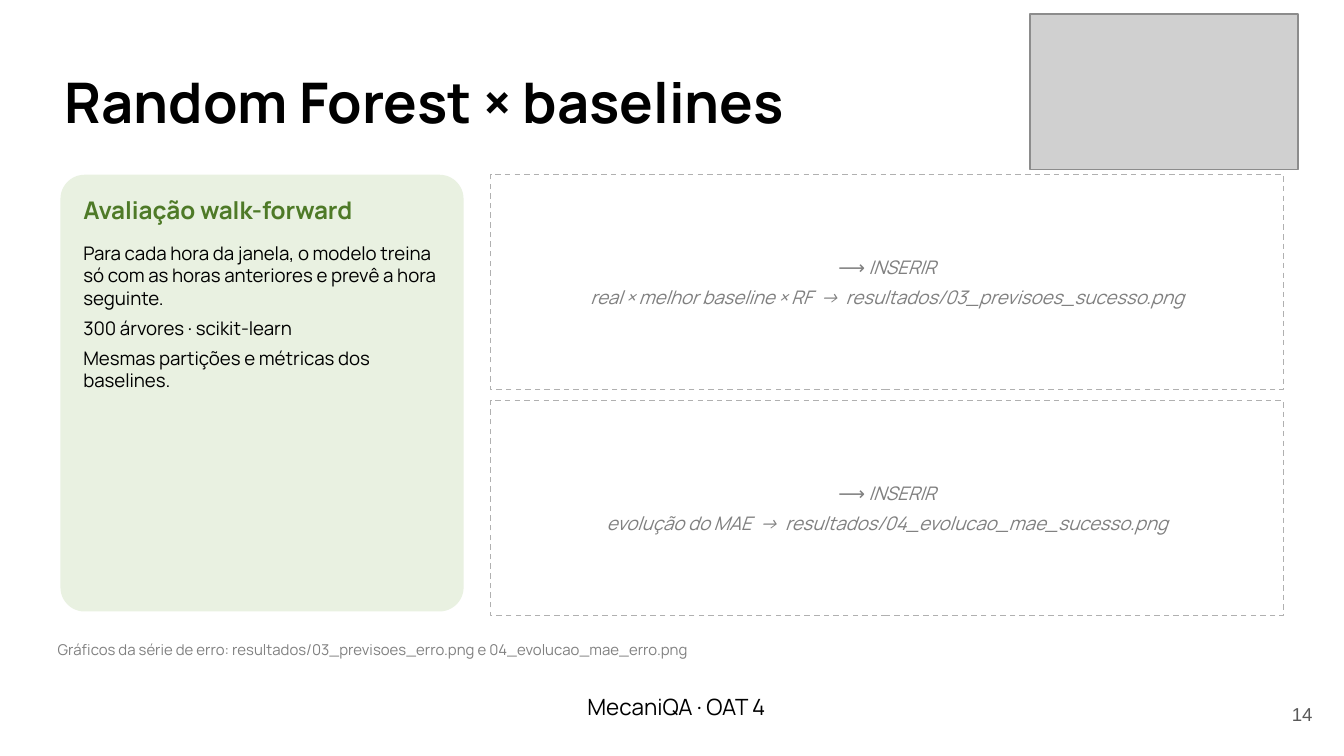
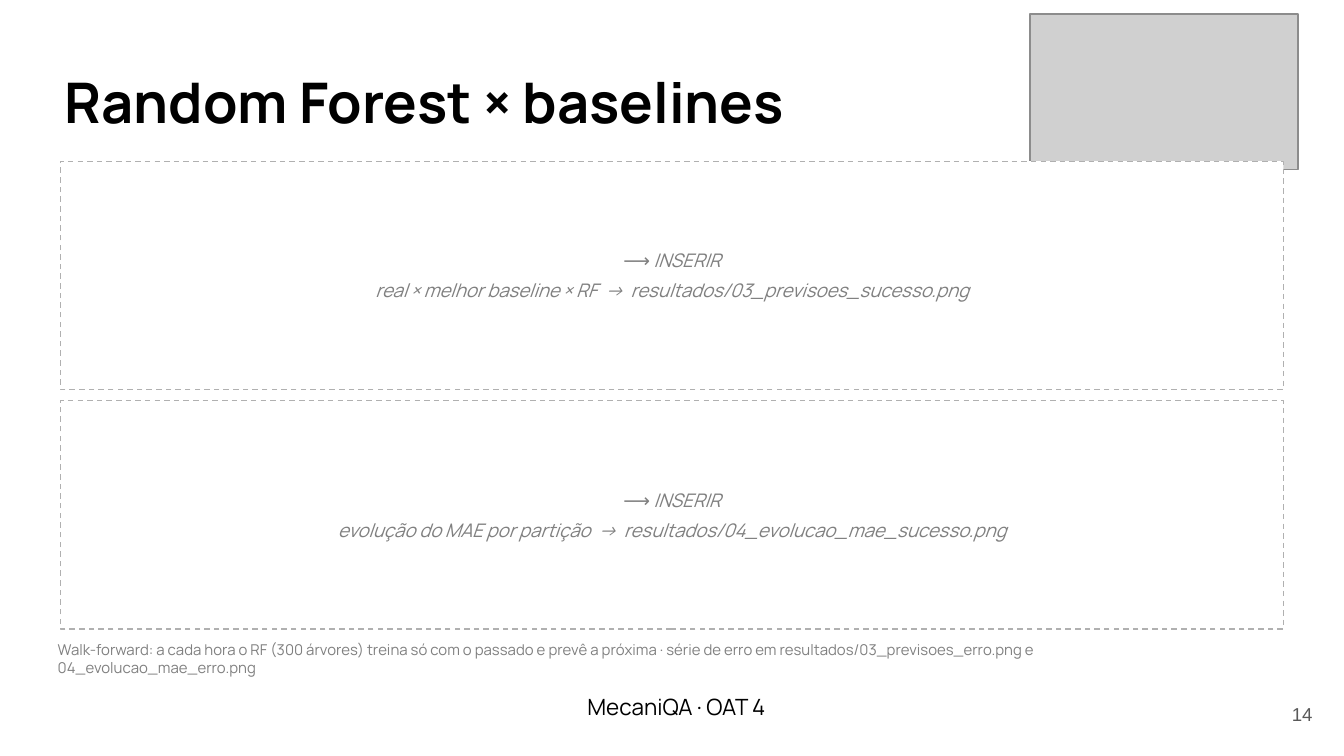
Before and after one commit to LenilsonSoares/mecaniQA-nuvem-macapa, a slide deck: slide 14 of oat4/apresentacao/mecaniQA_oat4_macapa.pptx. Drawn at 1344x756 pixels with LibreOffice and Linux fonts; fonts in the diff are those of the drawing; grey boxes stand for pictures. Boxes give left, top, right and bottom in pixels: in the first picture for what was removed or moved away, otherwise in the second. Text is boxed around its words. In the diff, an @@ line names an element or a change of style, - is before the commit and + after.

Commit message:
feat(oat4): slides com imagens grandes e pouco texto
- prints do ambiente e dos dashboards ocupam o slide inteiro
- contexto, features, modelo e conclusão com menos texto e números em destaque
- o texto de apoio fica nas anotações (roteiro de fala)
- guia de prints com os novos nomes

```diff
--- a/oat4/apresentacao/mecaniQA_oat4_macapa.pptx
+++ b/oat4/apresentacao/mecaniQA_oat4_macapa.pptx
@@ rectangle: place and size @@
-rectangle at <box>491,175,1284,390</box>
+rectangle at <box>60,161,1284,390</box>
@@ rounded rectangle removed at <box>60,175,464,612</box> @@
@@ text "⟶ INSERIR": place and size @@
-text "⟶ INSERIR" at <box>590,260,1184,309</box>
+text "⟶ INSERIR" at <box>375,253,969,302</box>
@@ text removed at <box>83,200,352,225</box> @@
-Avaliação walk-forward
@@ text removed at <box>83,246,436,388</box> @@
-Para cada hora da janela, o modelo treina só com as horas anteriores e prevê a hora seguinte.
-300 árvores · scikit-learn
-Mesmas partições e métricas dos baselines.
@@ rectangle: place and size @@
-rectangle at <box>491,401,1284,616</box>
+rectangle at <box>60,401,1284,629</box>
@@ text "⟶ INSERIR": place and size @@
-text "⟶ INSERIR" at <box>607,486,1168,535</box>
+text "⟶ INSERIR" at <box>338,493,1007,542</box>
@@ text at <box>338,523,1007,542</box>: text changed @@
-evolução do MAE → resultados/04_evolucao_mae_sucesso.png
+evolução do MAE por partição → resultados/04_evolucao_mae_sucesso.png
@@ text at <box>58,642,1034,677</box>: text changed @@
-Gráficos da série de erro: resultados/03_previsoes_erro.png e 04_evolucao_mae_erro.png
+Walk-forward: a cada hora o RF (300 árvores) treina só com o passado e prevê a próxima · série de erro em resultados/03_previsoes_erro.png e 04_evolucao_mae_erro.png
```
Also in this commit, not shown: 7 other slides changed, 3 other files.
